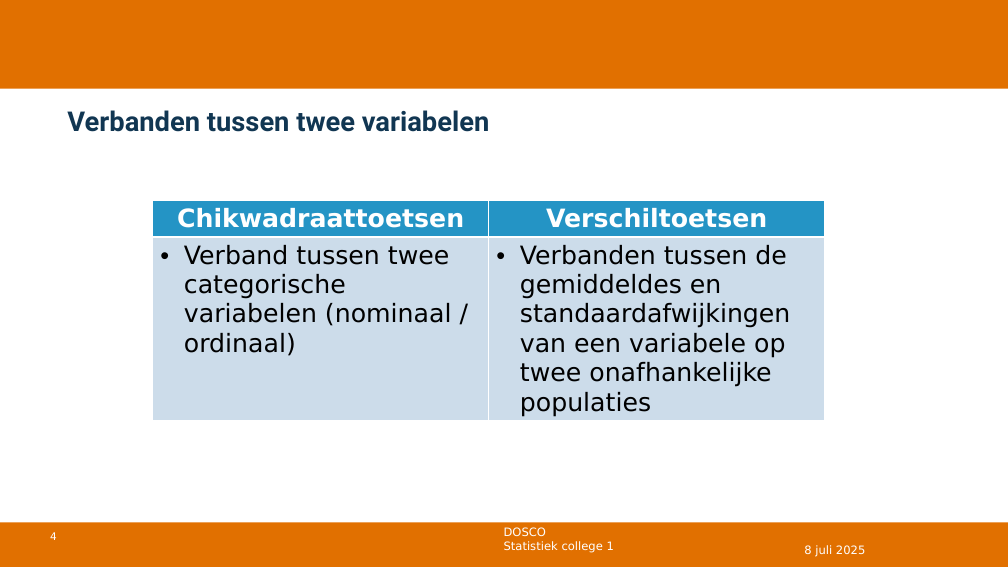
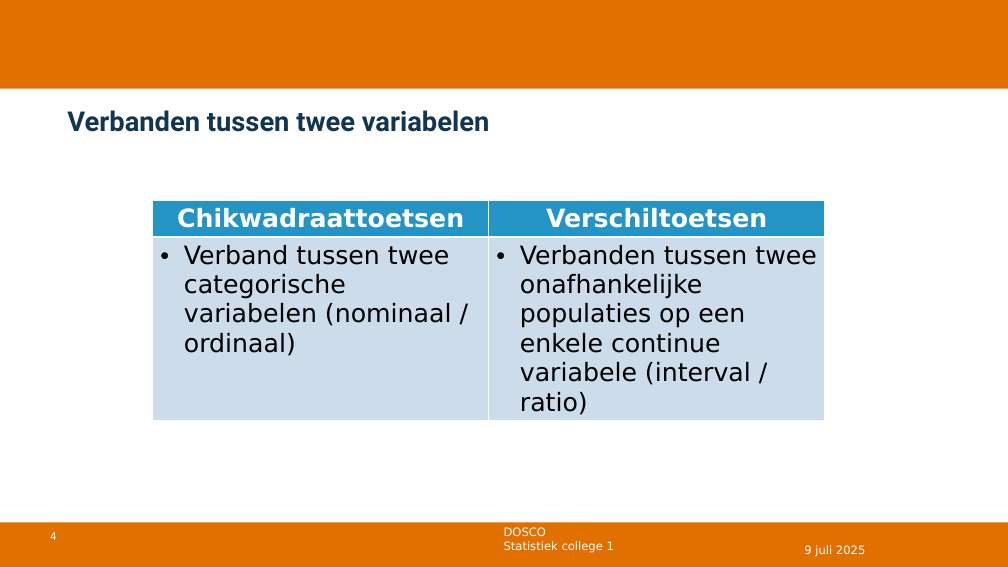
Before and after one commit to DBlom96/Statistiek, a slide deck: slide 4 of Danny/Onderwijs/Statistiek/2024-2025/Slides/Nieuwe slides/Statistiek 2024-2025 -- college 12 -- correlatie en regressie.pptx. Drawn at 1008x567 pixels with LibreOffice and Linux fonts; fonts in the diff are those of the drawing; grey boxes stand for pictures; background and template pictures are left out. Boxes give left, top, right and bottom in pixels: in the first picture for what was removed or moved away, otherwise in the second. Text is boxed around its words. In the diff, an @@ line names an element or a change of style, - is before the commit and + after.

```diff
--- a/Danny/Onderwijs/Statistiek/2024-2025/Slides/Nieuwe slides/Statistiek 2024-2025 -- college 12 -- correlatie en regressie.pptx
+++ b/Danny/Onderwijs/Statistiek/2024-2025/Slides/Nieuwe slides/Statistiek 2024-2025 -- college 12 -- correlatie en regressie.pptx
@@ table at box(153, 200, 824, 419) @@
-row 2, column 2: Verbanden tussen de gemiddeldes en standaardafwijkingen van een variabele op twee onafhankelijke populaties
+row 2, column 2: Verbanden tussen twee onafhankelijke populaties op een enkele continue variabele (interval / ratio)
@@ text at box(804, 545, 865, 557): text changed @@
-8 juli 2025
+9 juli 2025
```
Also in this commit, not shown: 16 other slides changed, 12 slides added, 2 slides removed, 3 other files.
